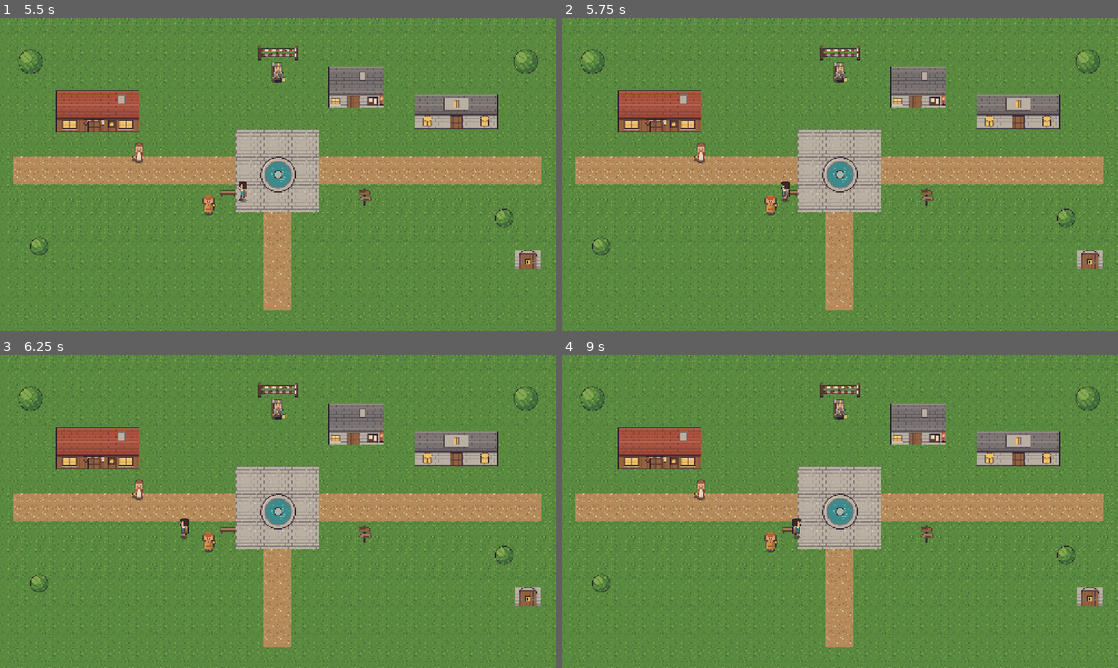
Above: before the commit, frames 1-4 (two rows, left to right).
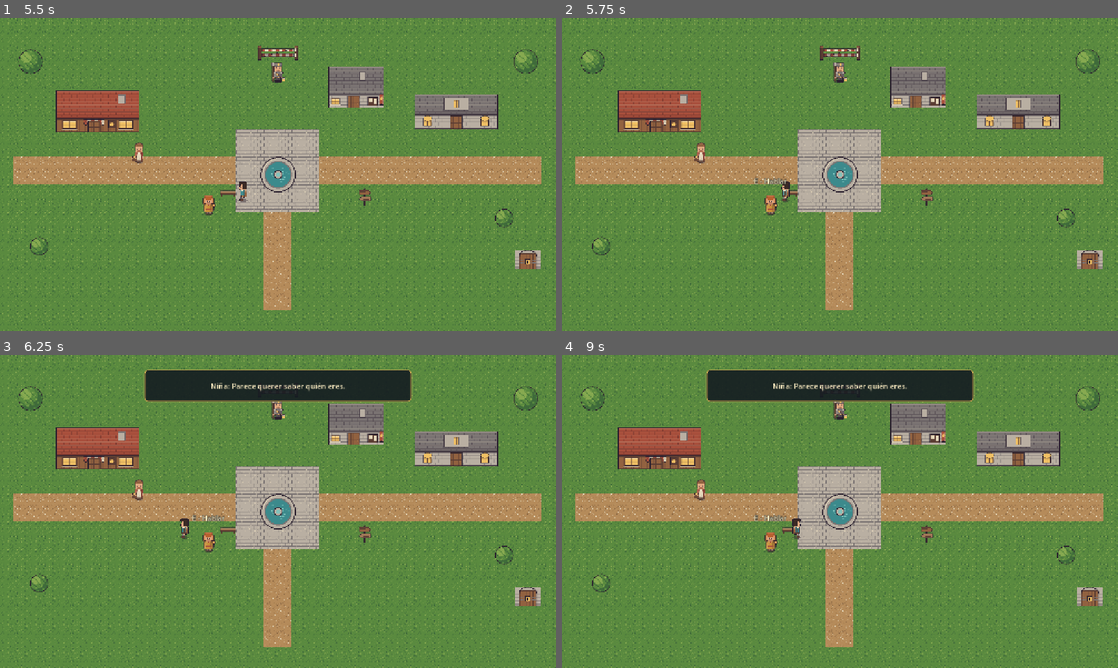
Above: after the commit, the same moments.

Repository: YOOUYII/Ecos_de_Nara
Game: Godot game, scene res://scenes/main/main.tscn
Same seed, same stepped clock (60 frames per second), same inputs: the game is played once before the commit and once after it.
Inputs:
- Up to frame 1 (5.5 s): click "Nueva partida" at 0.5 s; click "Elegir forastero" at 1.25 s; click "Comenzar aventura" at 2 s; click "Abrir los ojos" at 2.75 s; tap Enter at 3.5, 5 s; hold E (interact) 3.53-4.28 s; hold W (move_up) 3.53-5.03 s; tap Space at 4.25 s; tap E (interact) at 4.35 s; hold A (move_left) from 5.03 s (still down); hold E (interact) from 5.03 s (still down)
- Up to frame 2 (5.75 s): keep holding A (move_left); keep holding E (interact)
- Up to frame 3 (6.25 s): keep holding A (move_left); release E (interact) at 5.78 s; tap E (interact) at 5.85 s
- Up to frame 4 (9 s): release A (move_left) at 6.53 s; hold S (move_down) 6.53-7.28 s; hold E (interact) 6.53-7.28 s; tap Space at 7.25 s; hold D (move_right) 7.28-8.03 s; tap E (interact) at 7.35, 8.85 s; hold W (move_up) 8.03-8.78 s; hold E (interact) 8.03-8.78 s; tap Enter at 8.75 s; hold D (move_right) from 8.78 s (still down)

Frame 1 is identical in both runs. In frame 2, less than 0.1% of the frame differs, in the area x 34-41%, y 51-54%; in frame 3, 5.0%, in the area x 26-75%, y 4-54%; in frame 4, 5.0%.

Commit message:
feat: agregar sistema base de interacción con NPC

Diff:
--- /dev/null
+++ b/scenes/npc/npc.tscn
@@ -0,0 +1,31 @@
+[gd_scene load_steps=3 format=3]
+
+[ext_resource type="Script" path="res://scripts/npc/npc.gd" id="1_npc"]
+
+[sub_resource type="CircleShape2D" id="interaction_range"]
+radius = 52.0
+
+[node name="NPC" type="Area2D"]
+script = ExtResource("1_npc")
+
+[node name="NpcSprite" type="Sprite2D" parent="."]
+
+[node name="InteractionPrompt" type="Label" parent="."]
+z_index = 2
+offset_left = -42.0
+offset_top = -66.0
+offset_right = 42.0
+offset_bottom = -42.0
+theme_override_colors/font_color = Color(1, 0.94, 0.77, 1)
+theme_override_colors/font_outline_color = Color(0.08, 0.11, 0.13, 1)
+theme_override_constants/outline_size = 4
+theme_override_font_sizes/font_size = 16
+text = "E - Hablar"
+horizontal_alignment = 1
+vertical_alignment = 1
+
+[node name="InteractionRange" type="CollisionShape2D" parent="."]
+shape = SubResource("interaction_range")
+
+[connection signal="body_entered" from="." to="." method="_on_body_entered"]
+[connection signal="body_exited" from="." to="." method="_on_body_exited"]
--- a/scenes/world/world_test.tscn
+++ b/scenes/world/world_test.tscn
@@ -16,6 +16,7 @@
 [ext_resource type="Texture2D" path="res://assets/art/characters/npcs/npc_panadera_idle.png" id="14_panadera"]
 [ext_resource type="Texture2D" path="res://assets/art/characters/npcs/npc_guardia_idle.png" id="15_guardia"]
 [ext_resource type="Texture2D" path="res://assets/art/characters/npcs/npc_nina_idle.png" id="16_nina"]
+[ext_resource type="PackedScene" path="res://scenes/npc/npc.tscn" id="17_npc"]
 
 [sub_resource type="TileSetAtlasSource" id="atlas_pueblo"]
 texture = ExtResource("2_tiles")
@@ -147,20 +148,35 @@
 position = Vector2(525, 405)
 texture = ExtResource("13_banco")
 
-[node name="NPCPanadera" type="Sprite2D" parent="Props"]
+[node name="NPCPanadera" parent="Props" instance=ExtResource("17_npc")]
 position = Vector2(320, 310)
+npc_id = "panadera"
+display_name = "Panadera"
+relationship = 0
+
+[node name="NpcSprite" parent="Props/NPCPanadera" index="0"]
 texture = ExtResource("14_panadera")
 region_enabled = true
 region_rect = Rect2(0, 0, 32, 48)
 
-[node name="NPCGuardia" type="Sprite2D" parent="Props"]
+[node name="NPCGuardia" parent="Props" instance=ExtResource("17_npc")]
 position = Vector2(640, 125)
+npc_id = "guardia"
+display_name = "Guardia"
+relationship = 2
+
+[node name="NpcSprite" parent="Props/NPCGuardia" index="0"]
 texture = ExtResource("15_guardia")
 region_enabled = true
 region_rect = Rect2(0, 0, 32, 48)
 
-[node name="NPCNina" type="Sprite2D" parent="Props"]
+[node name="NPCNina" parent="Props" instance=ExtResource("17_npc")]
 position = Vector2(480, 430)
+npc_id = "nina"
+display_name = "Niña"
+relationship = 1
+
+[node name="NpcSprite" parent="Props/NPCNina" index="0"]
 texture = ExtResource("16_nina")
 region_enabled = true
 region_rect = Rect2(0, 0, 32, 48)
@@ -275,3 +291,9 @@
 [connection signal="body_entered" from="Accesos/BosqueBloqueado" to="." method="_on_forest_access_body_entered"]
 [connection signal="body_entered" from="Accesos/RioBloqueado" to="." method="_on_river_access_body_entered"]
 [connection signal="timeout" from="HUD/NoticeTimer" to="." method="_on_notice_timer_timeout"]
+[connection signal="interaction_requested" from="Props/NPCPanadera" to="." method="_on_npc_interaction_requested"]
+[connection signal="interaction_requested" from="Props/NPCGuardia" to="." method="_on_npc_interaction_requested"]
+[connection signal="interaction_requested" from="Props/NPCNina" to="." method="_on_npc_interaction_requested"]
+[connection signal="interaction_cancelled" from="Props/NPCPanadera" to="." method="_on_npc_interaction_cancelled"]
+[connection signal="interaction_cancelled" from="Props/NPCGuardia" to="." method="_on_npc_interaction_cancelled"]
+[connection signal="interaction_cancelled" from="Props/NPCNina" to="." method="_on_npc_interaction_cancelled"]
--- /dev/null
+++ b/scripts/npc/npc.gd
@@ -0,0 +1,46 @@
+class_name Npc
+extends Area2D
+
+## Base reutilizable para cualquier habitante interactuable.
+## La conversación completa se conectará en la siguiente sección mediante DialogueManager.
+signal interaction_requested(npc: Npc)
+signal interaction_cancelled(npc: Npc)
+
+enum Relationship {
+	FRIENDLY,
+	NEUTRAL,
+	WARY,
+}
+
+@export var npc_id := ""
+@export var display_name := "Habitante"
+@export var relationship := Relationship.NEUTRAL
+
+var player_in_range := false
+
+@onready var interaction_prompt: Label = $InteractionPrompt
+
+
+func _ready() -> void:
+	interaction_prompt.hide()
+
+
+func _unhandled_input(event: InputEvent) -> void:
+	if player_in_range and event.is_action_pressed("interact") and not event.is_echo():
+		interaction_requested.emit(self)
+		get_viewport().set_input_as_handled()
+
+
+func _on_body_entered(body: Node2D) -> void:
+	if body is Player:
+		player_in_range = true
+		interaction_prompt.show()
+
+
+func _on_body_exited(body: Node2D) -> void:
+	if body is Player:
+		var was_in_range := player_in_range
+		player_in_range = false
+		interaction_prompt.hide()
+		if was_in_range:
+			interaction_cancelled.emit(self)
--- a/scripts/world/world_test.gd
+++ b/scripts/world/world_test.gd
@@ -5,6 +5,8 @@
 @onready var notice_panel: PanelContainer = $HUD/NoticePanel
 @onready var notice_label: Label = $HUD/NoticePanel/MarginContainer/NoticeLabel
 @onready var notice_timer: Timer = $HUD/NoticeTimer
+
+var active_npc: Npc
 
 
 func _ready() -> void:
@@ -22,7 +24,32 @@
 		show_access_notice("La ruta del río está cerrada.\nPrimero debes conseguir autorización.")
 
 
+func _on_npc_interaction_requested(npc: Npc) -> void:
+	var reaction := ""
+	match npc.relationship:
+		Npc.Relationship.FRIENDLY:
+			reaction = "Te observa con curiosidad."
+		Npc.Relationship.WARY:
+			reaction = "Te vigila con desconfianza."
+		_:
+			reaction = "Parece querer saber quién eres."
+	active_npc = npc
+	_show_notice("%s: %s" % [npc.display_name, reaction])
+
+
+func _on_npc_interaction_cancelled(npc: Npc) -> void:
+	if active_npc == npc:
+		notice_timer.stop()
+		notice_panel.hide()
+		active_npc = null
+
+
 func show_access_notice(message: String) -> void:
+	active_npc = null
+	_show_notice(message)
+
+
+func _show_notice(message: String) -> void:
 	notice_label.text = message
 	notice_panel.show()
 	notice_timer.start()
@@ -30,3 +57,4 @@
 
 func _on_notice_timer_timeout() -> void:
 	notice_panel.hide()
+	active_npc = null
Not shown, added: scripts/npc/npc.gd.uid
